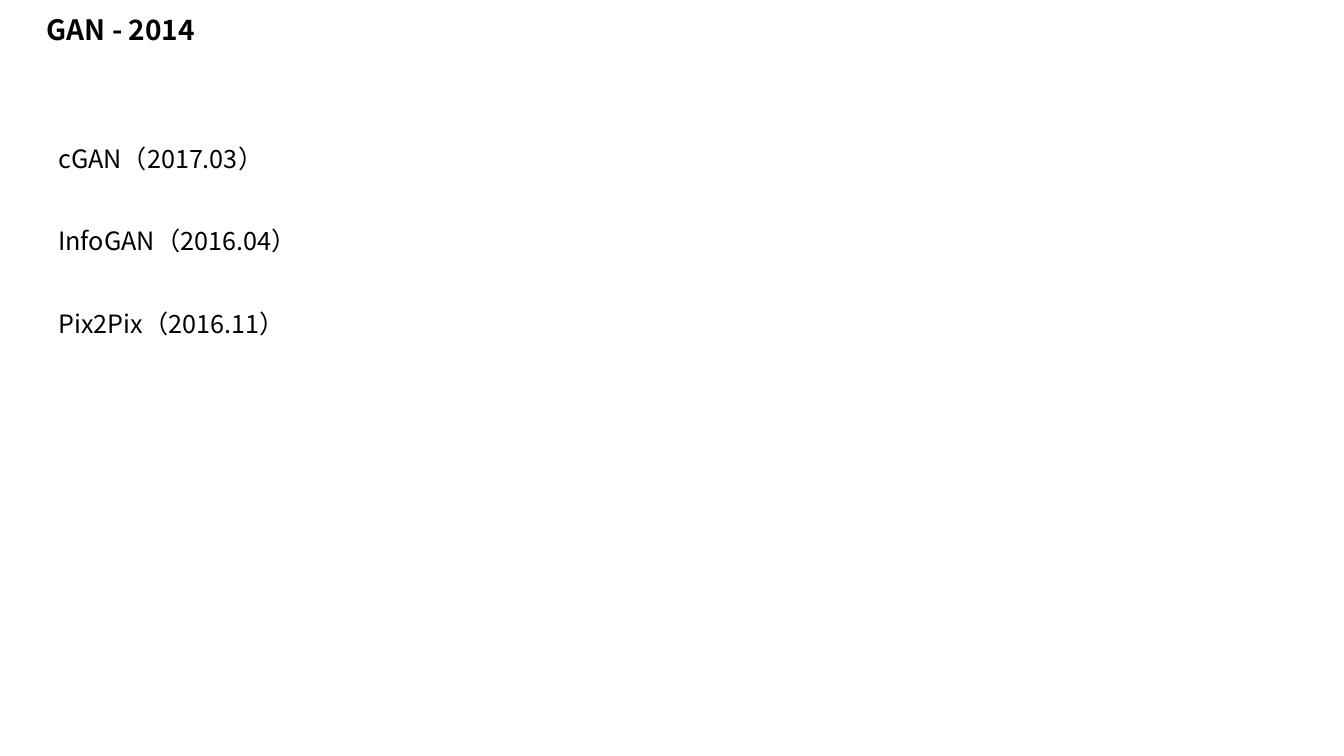
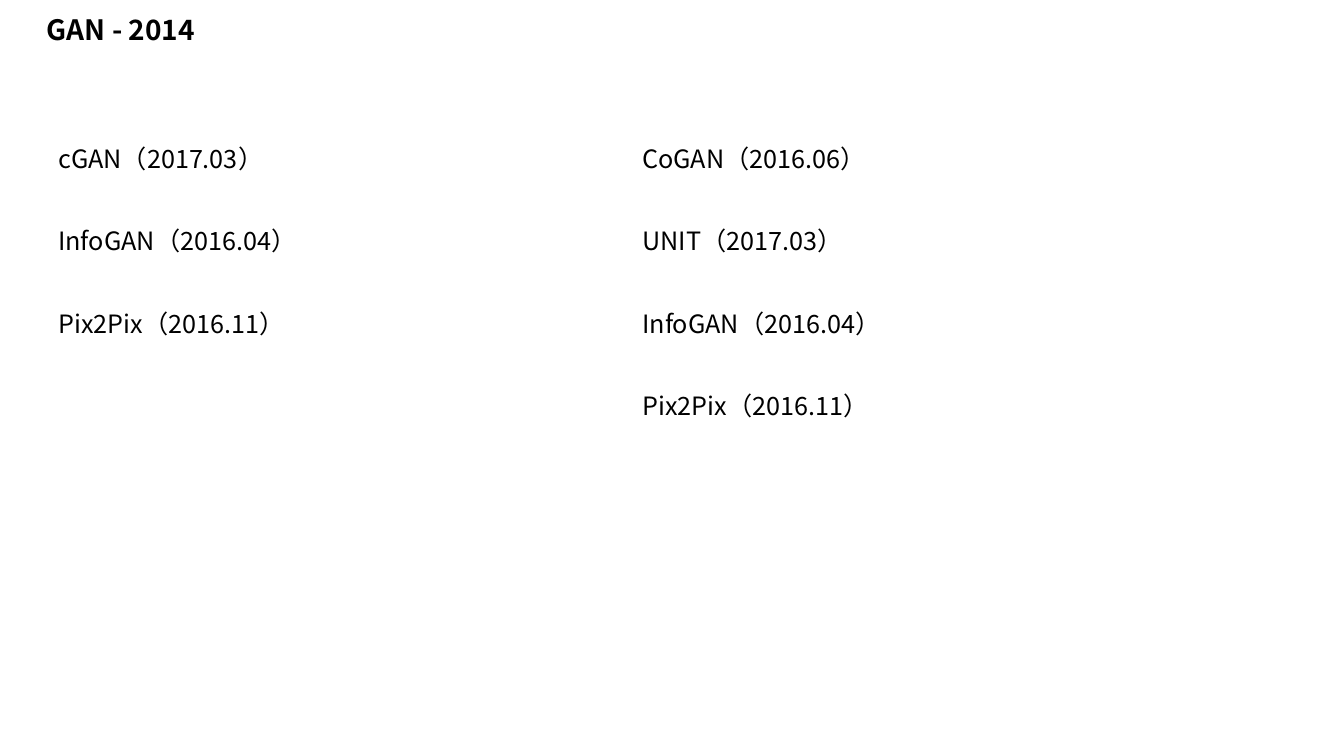
Before and after one commit to taylorguo/GAN_Understanding_Practicing, a slide deck: slide 5 of GAN_Understanding/GANunderstanding.pptx (slide 4 before the commit). Drawn at 1344x756 pixels with LibreOffice and Linux fonts; fonts in the diff are those of the drawing. Boxes give left, top, right and bottom in pixels: in the first picture for what was removed or moved away, otherwise in the second. Text is boxed around its words. In the diff, an @@ line names an element or a change of style, - is before the commit and + after.

```diff
--- a/GAN_Understanding/GANunderstanding.pptx
+++ b/GAN_Understanding/GANunderstanding.pptx
@@ text added at bbox=[642, 146, 880, 418], 18 pt, text #000000 @@
+CoGAN（2016.06）
+UNIT（2017.03）
+InfoGAN（2016.04）
+Pix2Pix（2016.11）
```
Also in this commit, not shown: 1 slide added, 2 other files.
